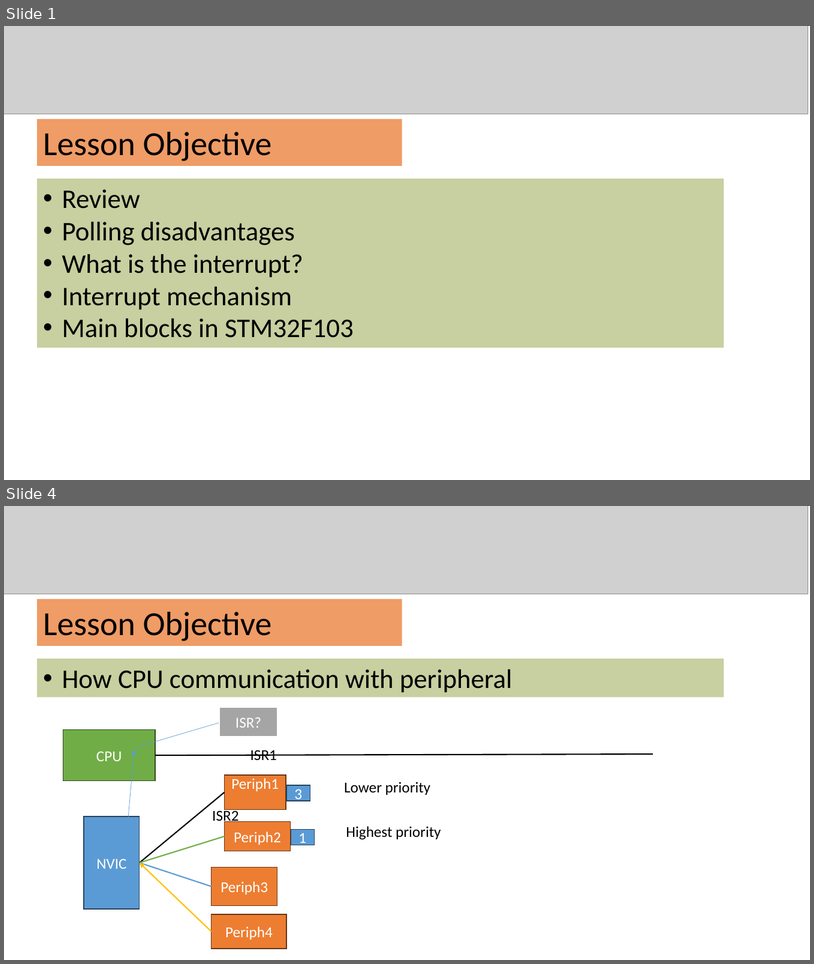
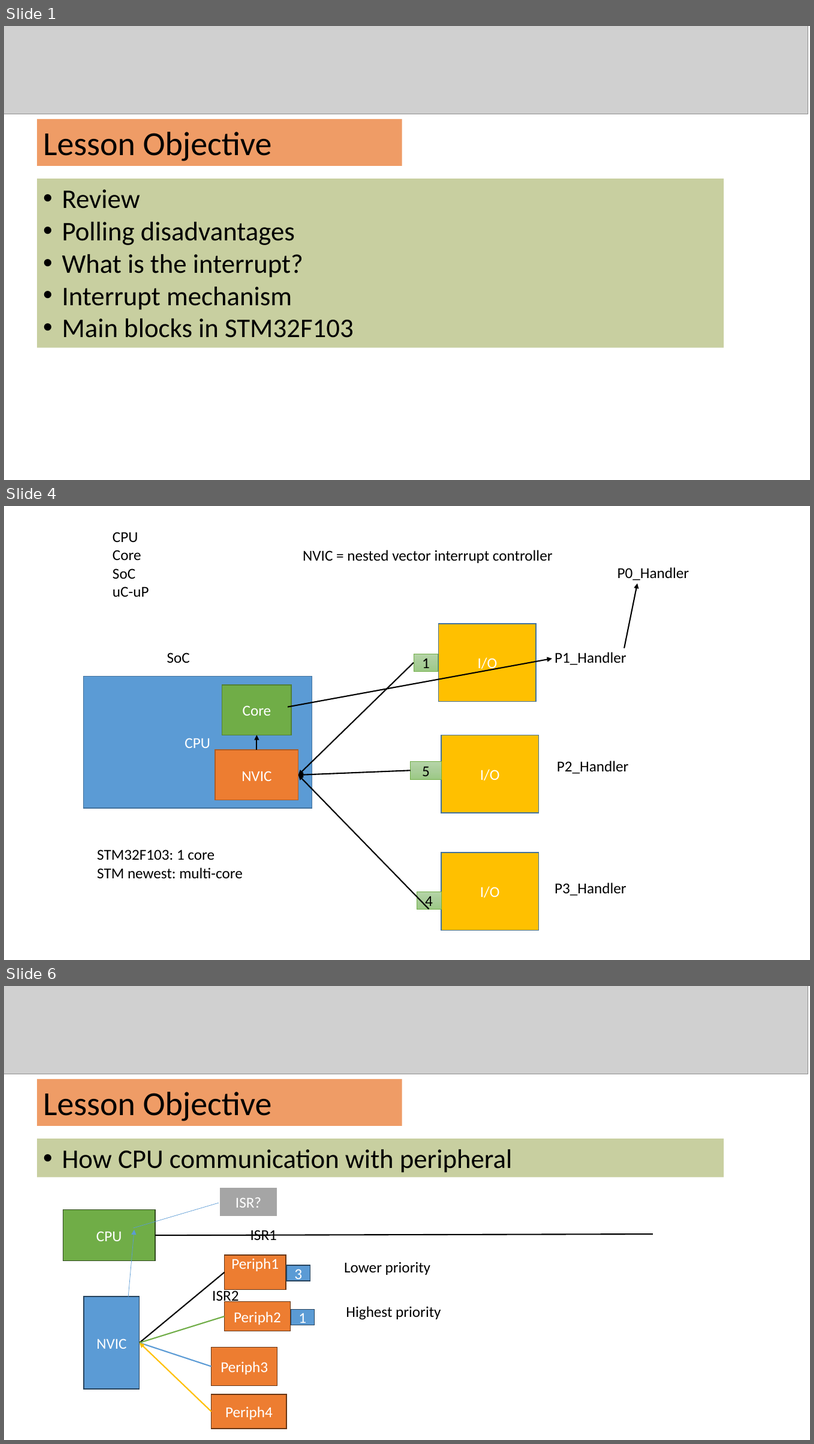
Before and after one commit to DKensin/Mentor, a slide deck: Slide/MicroController/10.Interrupt.pptx. Shown one above the other, each under a label of ours: slides 1 and 4 before the commit, slides 1, 4 and 6 after it; the slides between them are not shown. The pictures are 814x964 and 814x1444 pixels, drawn with LibreOffice and Linux fonts; fonts in the diff are those of the drawing; grey boxes stand for pictures. Boxes give left, top, right and bottom in pixels: in the first picture for what was removed or moved away, otherwise in the second. Text is boxed around its words. In the diff, an @@ line names an element or a change of style, - is before the commit and + after.

Commit message:
Update interrupt slide

```diff
--- a/Slide/MicroController/10.Interrupt.pptx
+++ b/Slide/MicroController/10.Interrupt.pptx
@@ slide 4 added at box(4, 506, 810, 960), background #FFFFFF @@
@@ text added at box(113, 532, 149, 597), 18 pt, text #000000 @@
+CPU
+Core
+SoC
+uC-uP
@@ text added at box(303, 550, 553, 563), 18 pt, text #000000 @@
+NVIC = nested vector interrupt controller
@@ text added at box(618, 567, 690, 580), 18 pt, text #000000 @@
+P0_Handler
@@ arrow added from (624, 648) to (638, 583), #000000 1.5 pt @@
@@ rectangle added at box(439, 624, 536, 702), fill #FFC000, outline #43739E 1 pt, 18 pt, text #FFFFFF @@
+I/O
@@ text added at box(167, 652, 190, 663), 18 pt, text #000000 @@
+SoC
@@ arrow added from (288, 707) to (552, 658), #000000 1.5 pt @@
@@ arrow added from (414, 663) to (299, 775), #000000 1.5 pt @@
@@ rectangle added at box(414, 654, 438, 671), fill gradient #B5D5A7 to #AACE9A to #9CC987, outline #70AD47 0.5 pt, 18 pt, text #000000 @@
+1
@@ text added at box(555, 652, 627, 665), 18 pt, text #000000 @@
+P1_Handler
@@ rectangle added at box(83, 676, 312, 808), fill #5B9BD5, outline #43739E 1 pt, 18 pt, text #FFFFFF @@
+CPU
@@ rectangle added at box(222, 685, 292, 735), fill #70AD47, outline #538035 1 pt, 18 pt, text #FFFFFF @@
+Core
@@ arrow added from (257, 750) to (257, 735), #000000 1.5 pt @@
@@ rectangle added at box(441, 735, 539, 813), fill #FFC000, outline #43739E 1 pt, 18 pt, text #FFFFFF @@
+I/O
@@ rectangle added at box(215, 750, 299, 800), fill #ED7D31, outline #AF5C24 1 pt, 18 pt, text #FFFFFF @@
+NVIC
@@ arrow added from (411, 771) to (299, 775), #000000 1.5 pt @@
@@ arrow added from (429, 909) to (299, 775), #000000 1.5 pt @@
@@ rectangle added at box(411, 761, 441, 779), fill gradient #B5D5A7 to #AACE9A to #9CC987, outline #70AD47 0.5 pt, 18 pt, text #000000 @@
+5
@@ text added at box(557, 760, 629, 774), 18 pt, text #000000 @@
+P2_Handler
@@ text added at box(97, 849, 243, 879), 18 pt, text #000000 @@
+STM32F103: 1 core
+STM newest: multi-core
@@ rectangle added at box(441, 852, 539, 930), fill #FFC000, outline #43739E 1 pt, 18 pt, text #FFFFFF @@
+I/O
@@ text added at box(555, 882, 627, 895), 18 pt, text #000000 @@
+P3_Handler
@@ rectangle added at box(417, 891, 442, 909), fill gradient #B5D5A7 to #AACE9A to #9CC987, outline #70AD47 0.5 pt, 18 pt, text #000000 @@
+4
@@ what was slide 4 is now slide 6 @@
```
Also in this commit, not shown: 2 slides changed, 1 other slide added.
